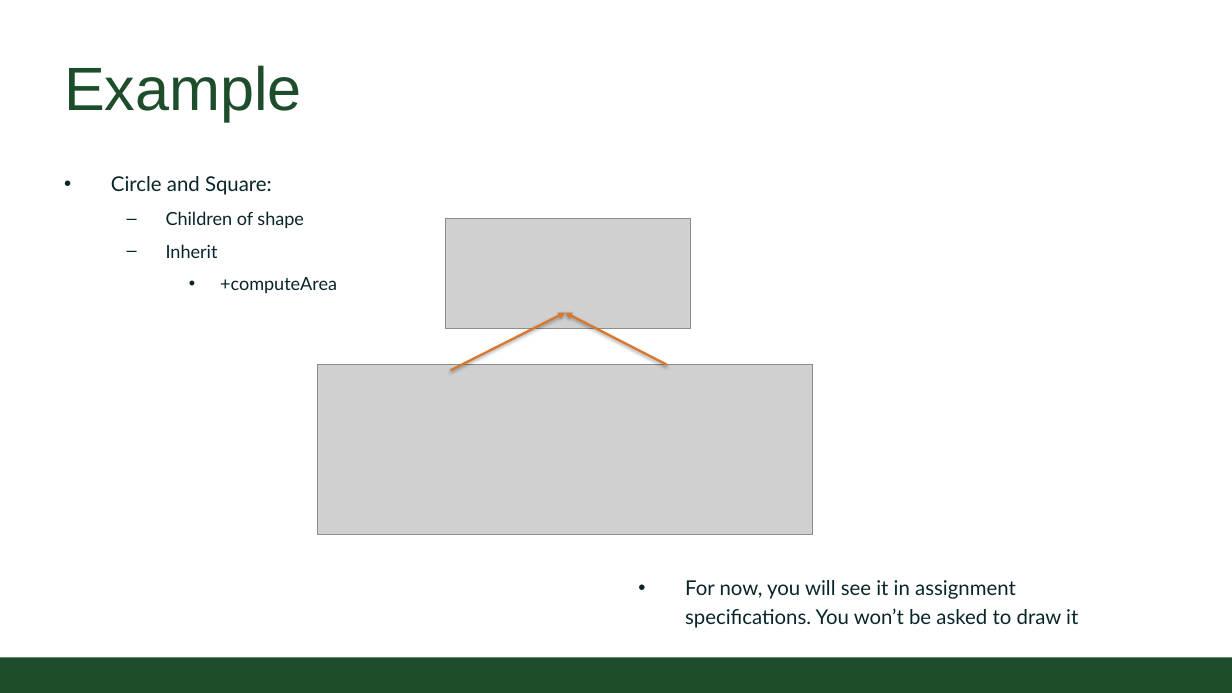
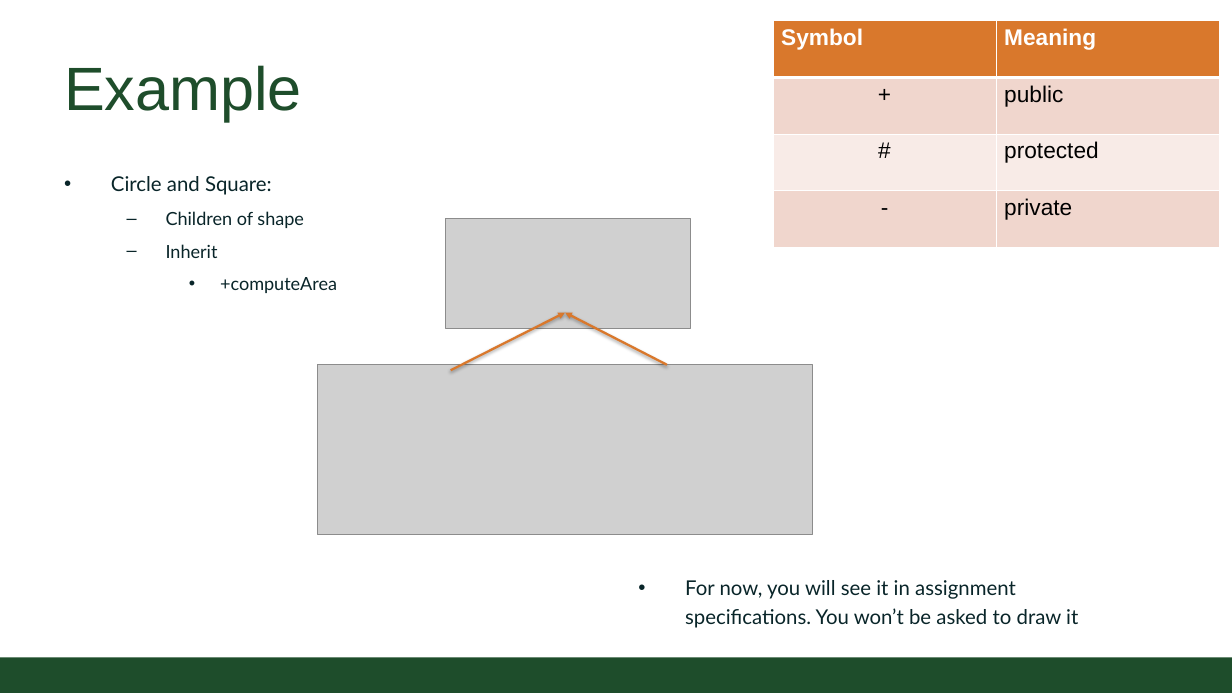
Before and after one commit to CSU-CompSci-CS163-4/Handouts, a slide deck: slide 3 of slides/On-Campus/11_03_UML_PracticalProject.pptx. Drawn at 1232x693 pixels with LibreOffice and Linux fonts; fonts in the diff are those of the drawing; grey boxes stand for pictures; background and template pictures are left out. Boxes give left, top, right and bottom in pixels: in the first picture for what was removed or moved away, otherwise in the second. Text is boxed around its words. In the diff, an @@ line names an element or a change of style, - is before the commit and + after.

```diff
--- a/slides/On-Campus/11_03_UML_PracticalProject.pptx
+++ b/slides/On-Campus/11_03_UML_PracticalProject.pptx
@@ table added at (773, 21, 1220, 248), 4 rows, 2 columns @@
+Symbol | Meaning
++ | public
+# | protected
+- | private
```
Also in this commit, not shown: 2 slides added, 3 other files.
